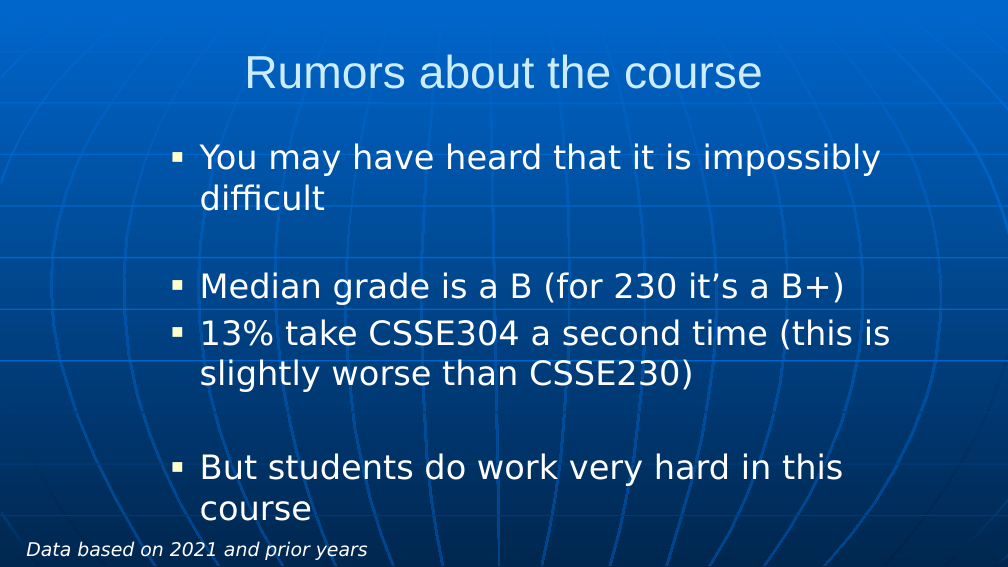
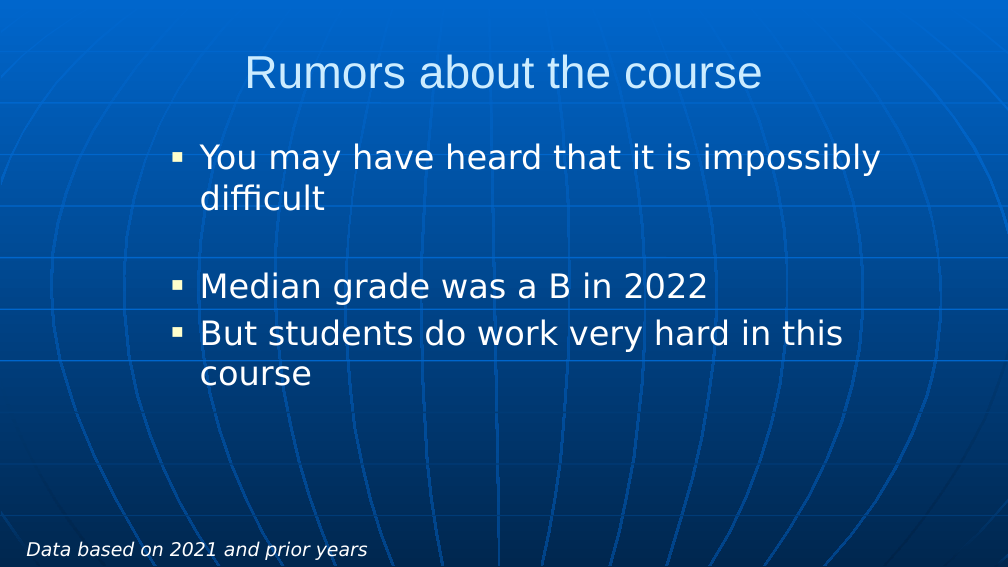
Before and after one commit to RHIT-CSSE/csse304, a slide deck: slide 2 of ClassMaterials/CourseIntro/CWA-intro.pptx. Drawn at 1008x567 pixels with LibreOffice and Linux fonts; fonts in the diff are those of the drawing. Boxes give left, top, right and bottom in pixels: in the first picture for what was removed or moved away, otherwise in the second. Text is boxed around its words. In the diff, an @@ line names an element or a change of style, - is before the commit and + after.

Commit message:
revisions to Course intro

```diff
--- a/ClassMaterials/CourseIntro/CWA-intro.pptx
+++ b/ClassMaterials/CourseIntro/CWA-intro.pptx
@@ text at box(200, 272, 709, 305): text changed @@
-■ Median grade is a B (for 230 it’s a B+)
-■ 13% take CSSE304 a second time (this is slightly worse than CSSE230)
+■ Median grade was a B in 2022
```
Also in this commit, not shown: 1 other slide changed, 3 other files.
